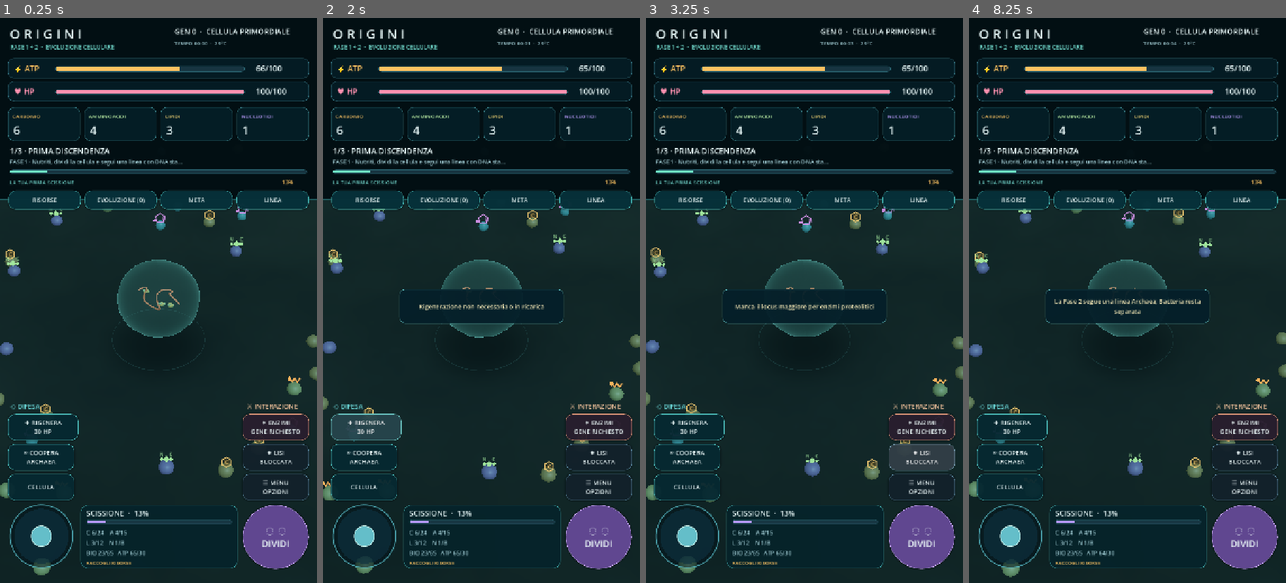
Above: before the commit, frames 1-4 (left to right).
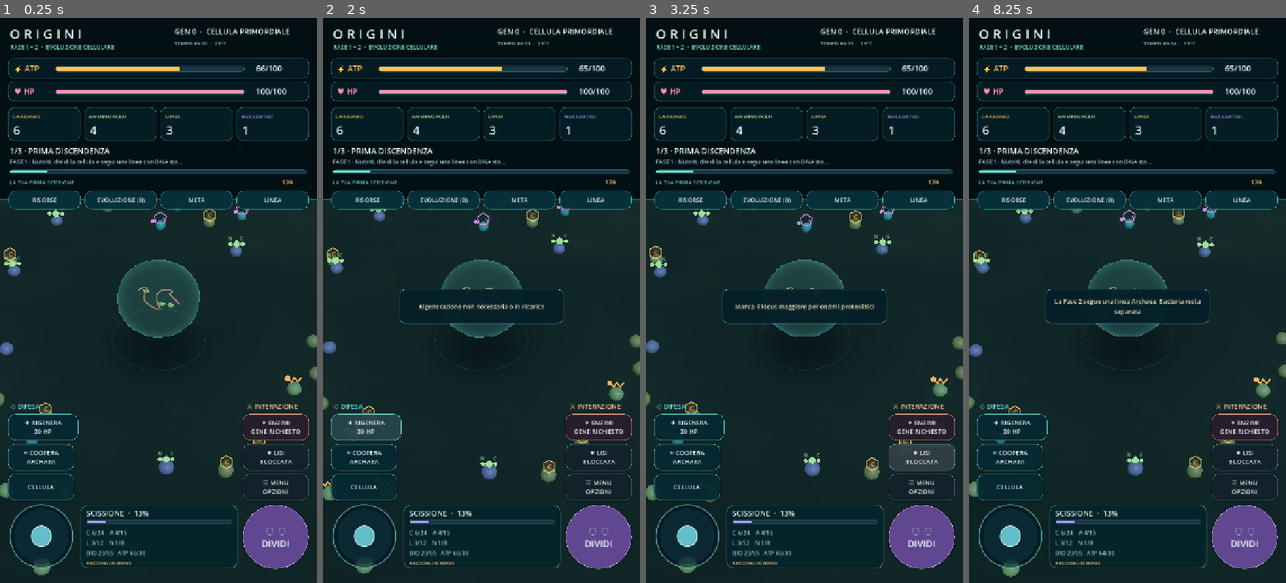
Above: after the commit, the same moments.

Repository: scorbetta17-gif/Origini
Game: Godot game, scene res://scenes/Main.tscn
Same seed, same stepped clock (60 frames per second), same inputs: the game is played once before the commit and once after it.
Inputs:
- Up to frame 1 (0.25 s): no input
- Up to frame 2 (2 s): click "◌ ◌ DIVIDI" at 0.5 s; click "✚ RIGENERA 30 HP" at 1.25 s
- Up to frame 3 (3.25 s): click "✦ ENZIMI GENE RICHIESTO" at 2 s; click "✷ LISI BLOCCATA" at 2.75 s
- Up to frame 4 (8.25 s): click "∞ COOPERA ARCHAEA" at 3.5 s; click "RISORSE" at 4.25 s; click "EVOLUZIONE (0)" at 5 s; click "LINEA" at 5.75 s; click "META" at 6.5 s; click "CELLULA" at 7.25 s; click "✕" at 8 s

The runs differ from the first frame. In frame 1, 0.5% of the frame differs, in the area x 1-96%, y 33-80%; in frame 2, 0.4%; in frame 3, 0.5%, in the area x 1-96%, y 33-81%; in frame 4, 0.4%.

Commit message:
Increase nutrient glyph size to match readable JavaScript-era chemical icons

Diff:
--- a/src/nutrient_markers.gd
+++ b/src/nutrient_markers.gd
@@ -42,7 +42,7 @@
         if position.x < 13 or position.x > size.x-13:
             continue
         var kind: String = str(m.get("kind","carbon"))
-        var r: float = clampf(float(m.get("scale",1.0))*11.0,8.0,13.0)
+        var r: float = clampf(float(m.get("scale",1.0))*14.5,11.0,16.0)
         var c: Color
         match kind:
             "carbon":
